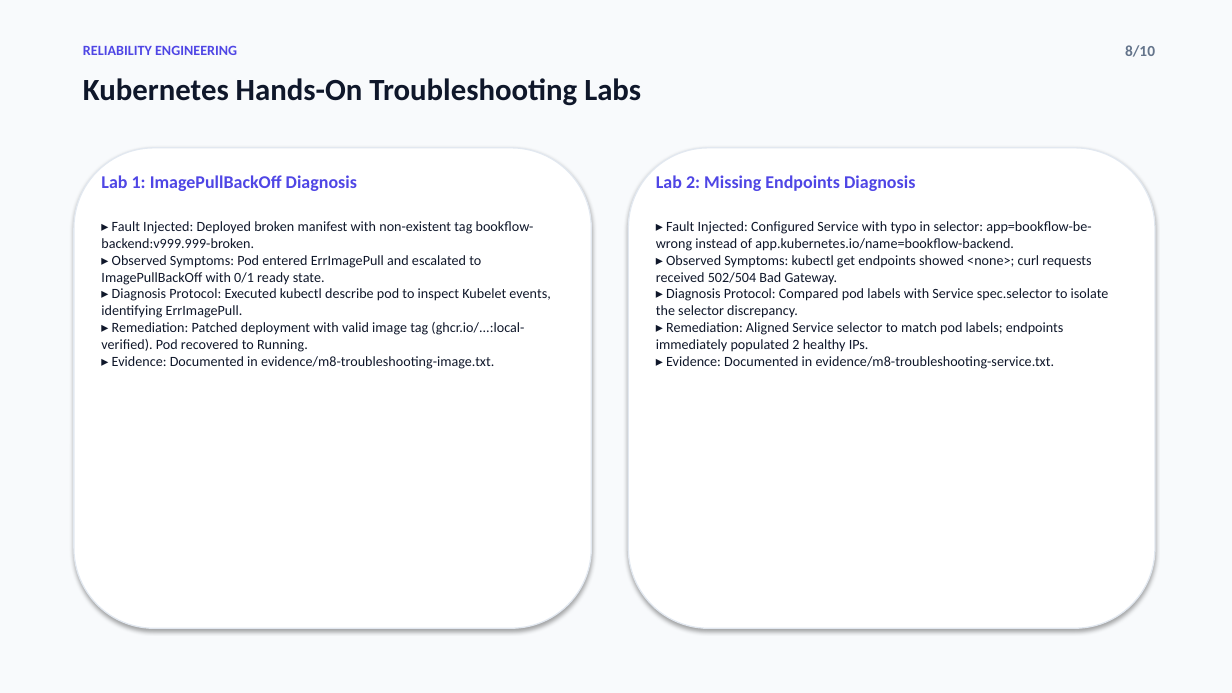
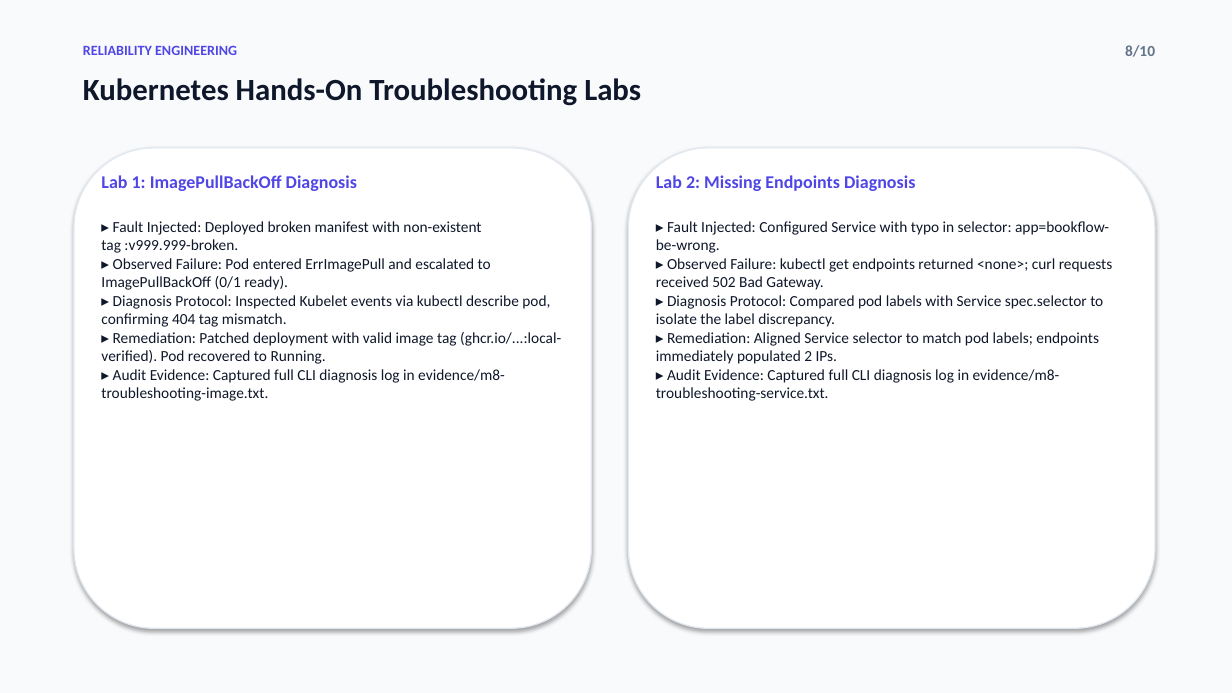
Before and after one commit to Ujwal-kumar-reddy/bookflow, a slide deck: slide 8 of BookFlow_DevOps_Capstone_Presentation.pptx. Drawn at 1232x693 pixels with LibreOffice and Linux fonts; fonts in the diff are those of the drawing. Boxes give left, top, right and bottom in pixels: in the first picture for what was removed or moved away, otherwise in the second. Text is boxed around its words. In the diff, an @@ line names an element or a change of style, - is before the commit and + after.

Commit message:
style(presentation): fix overflows, enlarge typography, and balance symmetrical card layouts

```diff
--- a/BookFlow_DevOps_Capstone_Presentation.pptx
+++ b/BookFlow_DevOps_Capstone_Presentation.pptx
@@ text at (101,221,550,327): text changed; size 11 to 12 pt @@
-▸ Fault Injected: Deployed broken manifest with non-existent tag bookflow-backend:v999.999-broken.
-▸ Observed Symptoms: Pod entered ErrImagePull and escalated to ImagePullBackOff with 0/1 ready state.
-▸ Diagnosis Protocol: Executed kubectl describe pod to inspect Kubelet events, identifying ErrImagePull.
+▸ Fault Injected: Deployed broken manifest with non-existent tag :v999.999-broken.
+▸ Observed Failure: Pod entered ErrImagePull and escalated to ImagePullBackOff (0/1 ready).
+▸ Diagnosis Protocol: Inspected Kubelet events via kubectl describe pod, confirming 404 tag mismatch.
@@ text at (656,221,1113,401): text changed; size 11 to 12 pt @@
-▸ Fault Injected: Configured Service with typo in selector: app=bookflow-be-wrong instead of app.kubernetes.io/name=bookflow-backend.
-▸ Observed Symptoms: kubectl get endpoints showed <none>; curl requests received 502/504 Bad Gateway.
-▸ Diagnosis Protocol: Compared pod labels with Service spec.selector to isolate the selector discrepancy.
-▸ Remediation: Aligned Service selector to match pod labels; endpoints immediately populated 2 healthy IPs.
-▸ Evidence: Documented in evidence/m8-troubleshooting-service.txt.
+▸ Fault Injected: Configured Service with typo in selector: app=bookflow-be-wrong.
+▸ Observed Failure: kubectl get endpoints returned <none>; curl requests received 502 Bad Gateway.
+▸ Diagnosis Protocol: Compared pod labels with Service spec.selector to isolate the label discrepancy.
+▸ Remediation: Aligned Service selector to match pod labels; endpoints immediately populated 2 IPs.
+▸ Audit Evidence: Captured full CLI diagnosis log in evidence/m8-troubleshooting-service.txt.
@@ text at (101,332,561,364): size 11 to 12 pt in "▸ Remediation: Patched deployment with valid image ..." @@
@@ text at (101,369,505,401): text changed; size 11 to 12 pt @@
-▸ Evidence: Documented in evidence/m8-troubleshooting-image.txt.
+▸ Audit Evidence: Captured full CLI diagnosis log in evidence/m8-troubleshooting-image.txt.
```
Also in this commit, not shown: 5 other slides changed, 2 other files.
